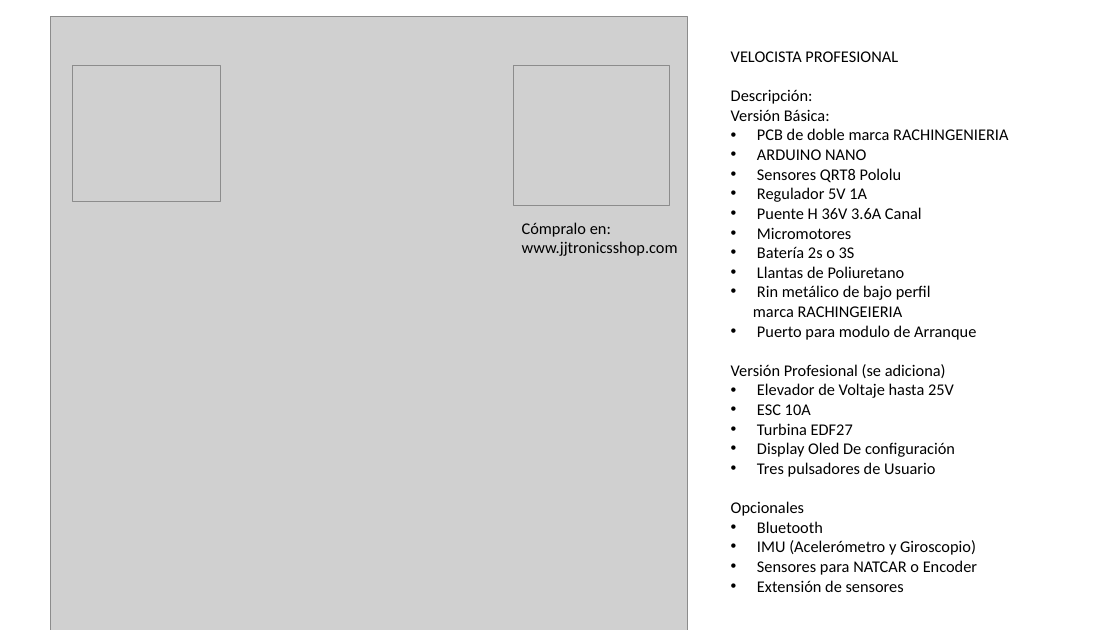
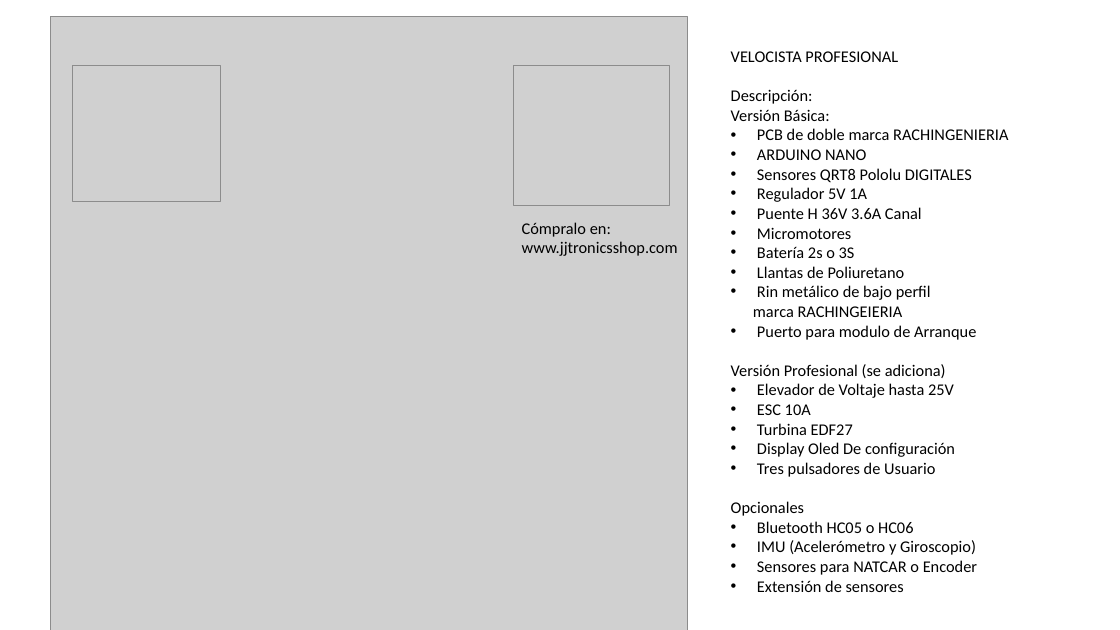
Before and after one commit to rachingenieria/arduinorachvel_v1, a slide deck: slide 2 of PRESENTACION ARDUINORACHVEL.X.pptx. Drawn at 1120x630 pixels with LibreOffice and Linux fonts; fonts in the diff are those of the drawing; grey boxes stand for pictures. Boxes give left, top, right and bottom in pixels: in the first picture for what was removed or moved away, otherwise in the second. Text is boxed around its words. In the diff, an @@ line names an element or a change of style, - is before the commit and + after.

```diff
--- a/PRESENTACION ARDUINORACHVEL.X.pptx
+++ b/PRESENTACION ARDUINORACHVEL.X.pptx
@@ text at [757,168,972,183]: text changed @@
-• Sensores QRT8 Pololu
+• Sensores QRT8 Pololu DIGITALES
@@ text at [757,521,913,533]: text changed @@
-• Bluetooth
+• Bluetooth HC05 o HC06
```
Also in this commit, not shown: 1 other slide changed, 2 slides removed, 4 other files.
